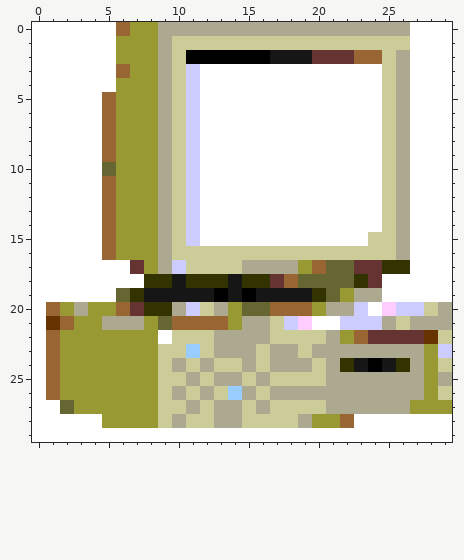
Pixel-art sprite, stored at web/images/icons/base.png. Above, as it was before the edit.
The file is 30x30 pixels.
Once edited:
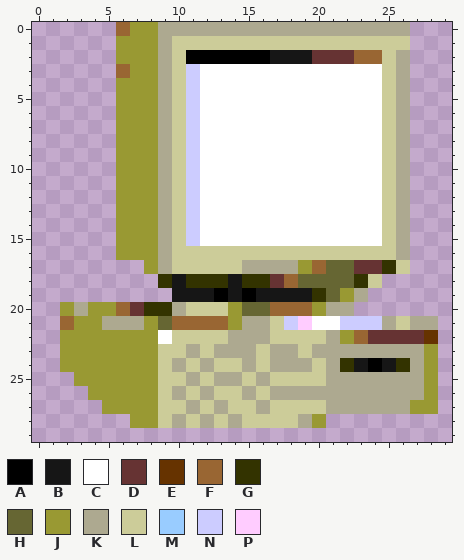
Palette (. is transparent): A #000000  B #161616  C #ffffff  D #663333  E #663300  F #996633  G #333300  H #666633  J #999933  K #ada990  L #cccc99  M #99ccff  N #ccccff  P #ffccff
Diff:
y 0..4: x 0..5 CCCCCC -> ......; x 27..29 CCC -> ...
y 5..9: x 0..5 CCCCCF -> ......; x 27..29 CCC -> ...
y 10: x 0..5 CCCCCH -> ......; x 27..29 CCC -> ...
y 11..14: x 0..5 CCCCCF -> ......; x 27..29 CCC -> ...
y 15: x 0..5 CCCCCF -> ......; x 24 L -> C; x 27..29 CCC -> ...
y 16: x 0..5 CCCCCF -> ......; x 27..29 CCC -> ...
y 17: x 0..7 CCCCCCCD -> ........; x 10 N -> L; x 26..29 GCCC -> L...
y 18: x 0..8 CCCCCCCCG -> .........; x 24..29 DCCCCC -> L.....
y 19: x 0..9 CCCCCCHGBB -> ..........; x 24..29 KCCCCC -> ......
y 20: x 0..1 CF -> ..; x 11 N -> L; x 13 K -> L; x 23..29 NCPNNLK -> .......
y 21: x 0..1 CE -> ..; x 29 K -> .
y 22: x 0..1 CF -> ..; x 13 K -> L; x 29 L -> .
y 23: x 0..1 CF -> ..; x 11 M -> K; x 29 N -> .
y 24: x 0..1 CF -> ..; x 29 L -> .
y 25: x 0..2 CFJ -> ...; x 29 K -> .
y 26: x 0..3 CFJJ -> ....; x 14 M -> L; x 29 L -> .
y 27: x 0..4 CCHJJ -> .....; x 14 K -> L; x 29 J -> .
y 28: x 0..6 CCCCCJJ -> .......; x 12..13 LK -> KL; x 21..29 JFCCCCCCC -> .........
y 29: x 0..29 CCCCCCCCCCCCCCCCCCCCCCCCCCCCCC -> ..............................
Pixel boxes of the changes (left, top, right, bottom) in both pictures:
changed: (32, 22, 452, 442)
